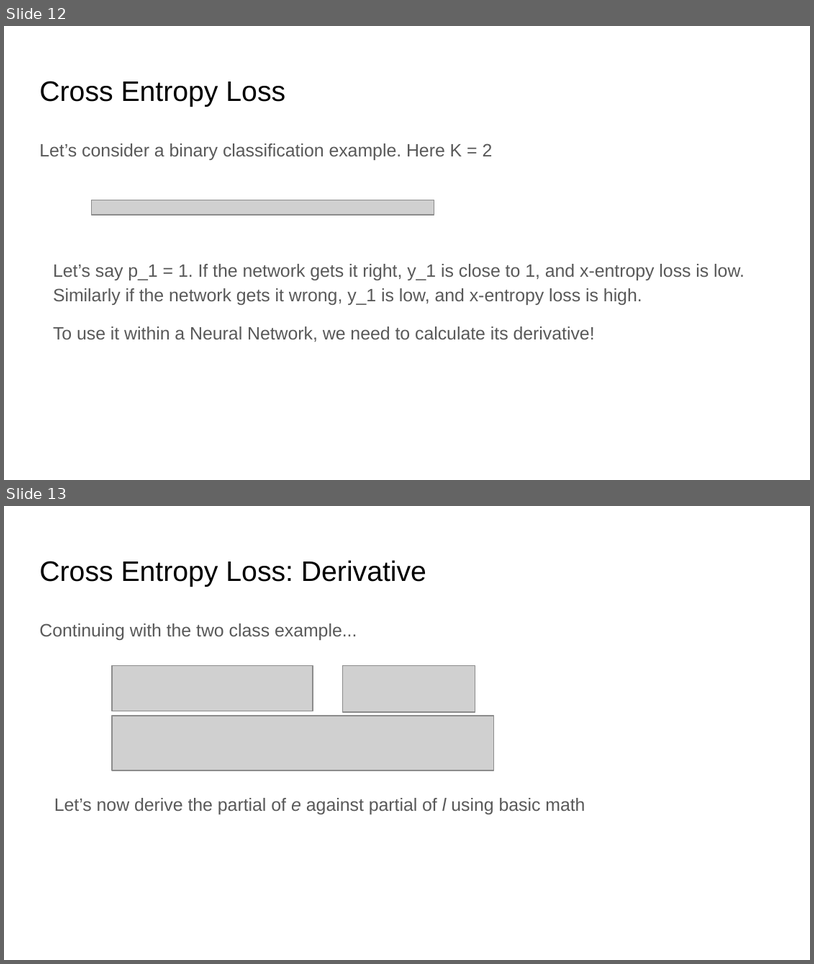
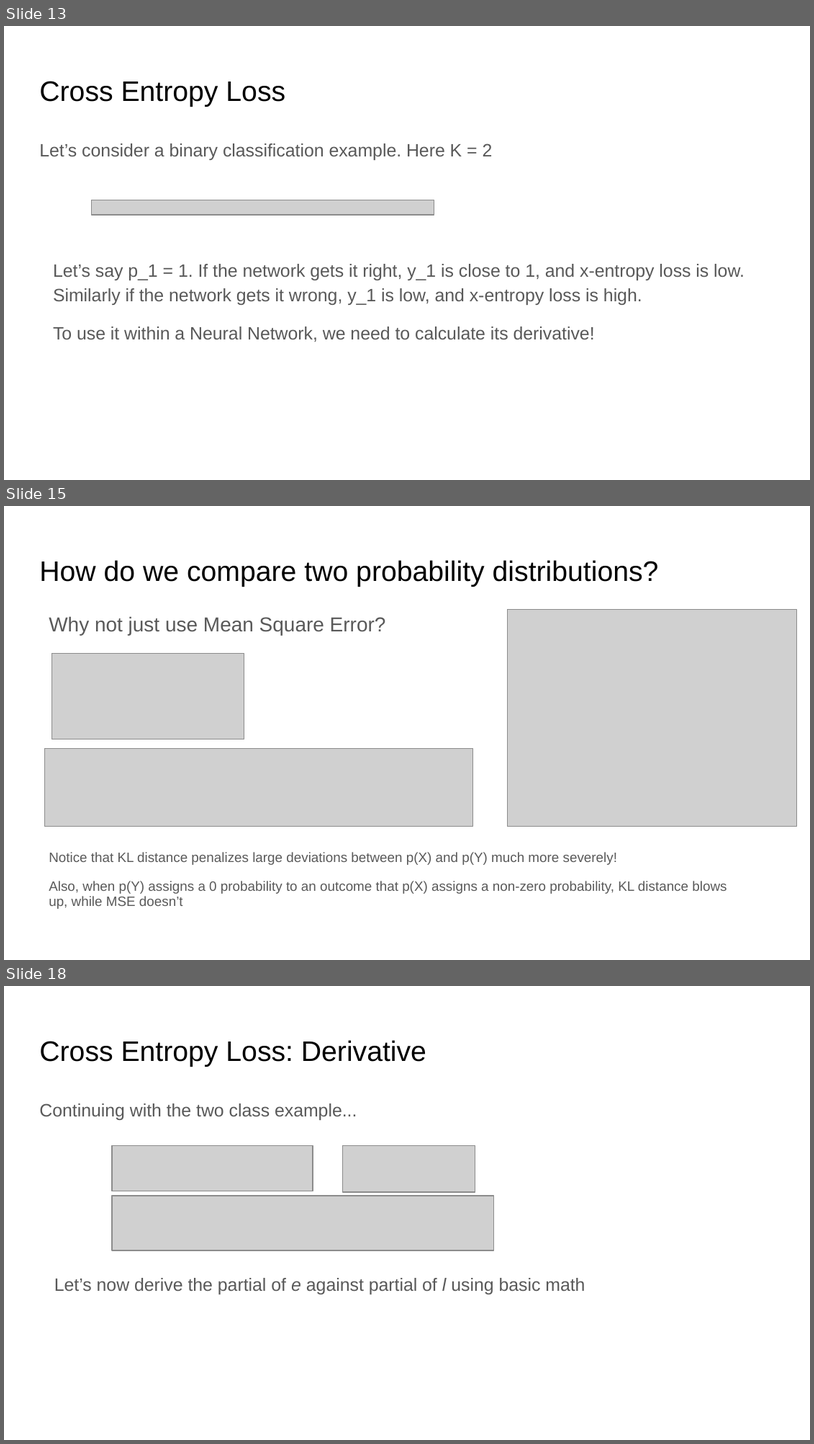
Before and after one commit to ankur6ue/deep-learning-course, a slide deck: class_3/deep_learning_course_class_3.pptx. Shown one above the other, each under a label of ours: slides 12 and 13 before the commit, slides 13, 15 and 18 after it; the slides between them are not shown. The pictures are 814x964 and 814x1444 pixels, drawn with LibreOffice and Linux fonts; fonts in the diff are those of the drawing; grey boxes stand for pictures. Boxes give left, top, right and bottom in pixels: in the first picture for what was removed or moved away, otherwise in the second. Text is boxed around its words. In the diff, an @@ line names an element or a change of style, - is before the commit and + after.

```diff
--- a/class_3/deep_learning_course_class_3.pptx
+++ b/class_3/deep_learning_course_class_3.pptx
@@ slide 15 added at [4, 506, 810, 960], background #FFFFFF @@
@@ title added at [39, 560, 659, 587], 25.2 pt, text #000000 @@
+How do we compare two probability distributions?
@@ picture added at [507, 609, 797, 826] @@
@@ text added at [49, 616, 386, 636], 18 pt, text #595959 @@
+Why not just use Mean Square Error?
@@ picture added at [52, 654, 244, 739] @@
@@ picture added at [45, 748, 473, 826] @@
@@ text added at [49, 852, 727, 908], 12.1 pt, text #595959 @@
+Notice that KL distance penalizes large deviations between p(X) and p(Y) much more severely!
+Also, when p(Y) assigns a 0 probability to an outcome that p(X) assigns a non-zero probability, KL distance blows up, while MSE doesn’t
@@ what was slide 12 is now slide 13 @@
@@ what was slide 13 is now slide 18 @@
```
Also in this commit, not shown: 2 slides changed, 5 other slides added, 8 other files.
